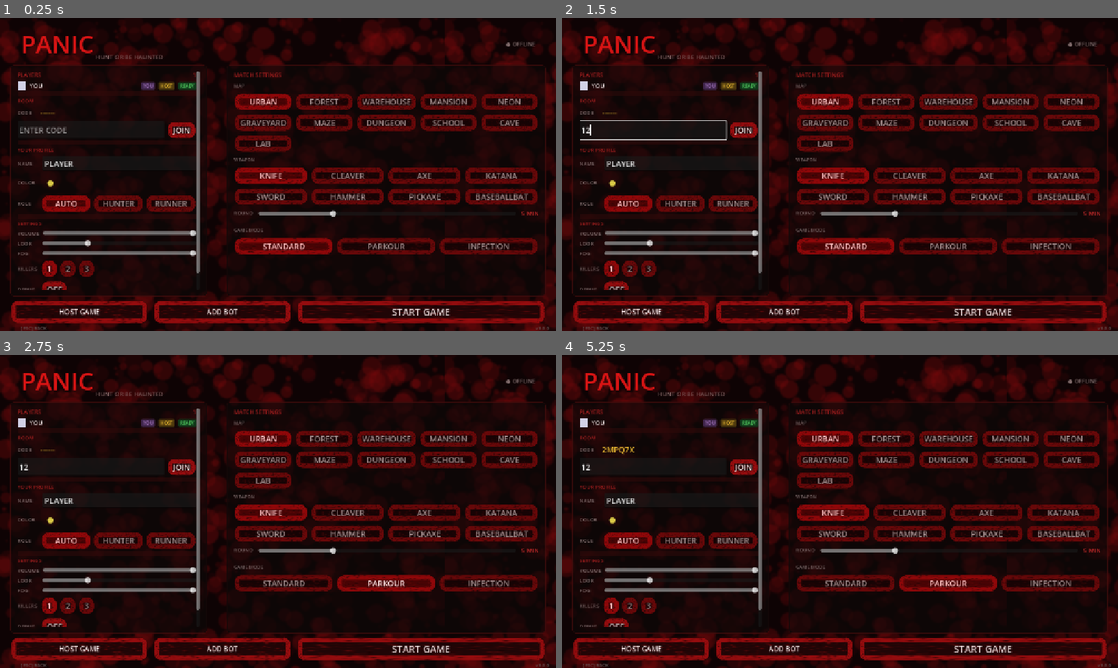
Above: before the commit, frames 1-4 (two rows, left to right).
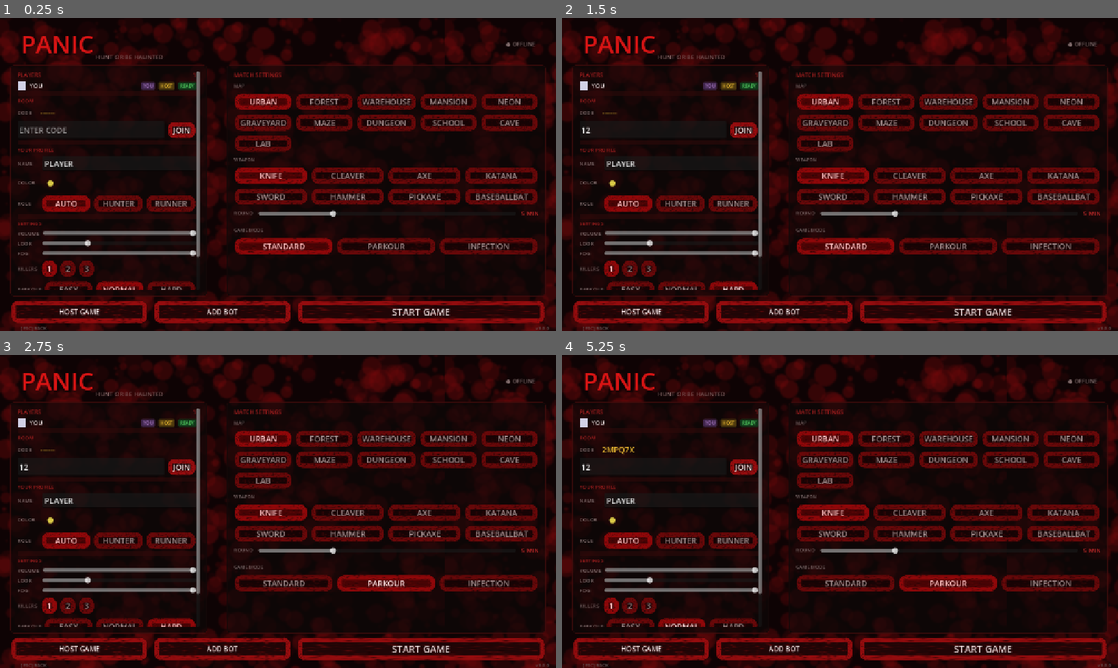
Above: after the commit, the same moments.

Repository: DaEpickid540/panic
Game: Godot game, scene res://scenes/Main.tscn
The game is run twice, just before and just after one commit, with the same random seed, the same clock (stepped at 60 frames per second) and the same inputs.
Inputs (mouse positions are in pixels of both pictures, inside the frame that each line leads up to):
- Up to frame 1 (0.25 s): no input
- Up to frame 2 (1.5 s): click (650, 130) at 0.52 s; type "12" at 0.6 s; click (734, 290) at 1.25 s, where only the run after the commit has a clickable "HARD"
- Up to frame 3 (2.75 s): click "PARKOUR" at 2 s
- Up to frame 4 (5.25 s): click "HOST GAME" at 2.75 s; click (628, 627) at 3.5 s, where only the run after the commit has a clickable "EASY"; click (628, 627) at 4.25 s, where only the run after the commit has a clickable "EASY"; click (684, 627) at 5 s, where only the run after the commit has a clickable "NORMAL"

The runs differ from the first frame. In frame 1, 0.7% of the frame differs, in the area x 3-36%, y 76-87%; in frame 2, 0.9%, in the area x 3-36%, y 32-87%; in frame 3, 0.7%; in frame 4, 0.7%.

Commit message:
Validated generator placement + parkour polish (HUD timer, checkpoints, difficulty)
Generators:
- Placement now probes the physics world: each spot must have clearance (no
  wall/obstacle overlap) and solid floor beneath, so generators can never spawn
  buried in geometry or in unreachable spots. Three relaxing passes + a clamp so
  `required` never exceeds what actually spawned (round stays winnable).
- Verified: Lab/School/Mansion/Urban all place 6/6 with 0 embedded in geometry.

Parkour:
- HUD readout: run timer + "CHECKPOINT x / y" while in parkour mode
- Difficulty selector (Easy/Normal/Hard) in lobby — scales course length, gap
  reach (capped at 4.2m sprint-jump max), and hazard frequency; saved + synced
- Run timer stops on finish; course tagged in a group for the HUD to read

Diff:
--- a/scripts/GameManager.gd
+++ b/scripts/GameManager.gd
@@ -56,6 +56,7 @@
 var killer_count: int = 1
 var gen_count: int = 6
 var gen_required: int = 5
+var parkour_difficulty: int = 1   # 0=Easy, 1=Normal, 2=Hard
 
 ## Set to true in the Godot editor (or from the console) to silence all
 ## jumpscares during development — won't get committed by accident.
@@ -100,6 +101,7 @@
 		settings_fog         = float(cfg.get_value("video",    "fog",         1.0))
 		debug_overlay        = bool(cfg.get_value("debug",     "overlay",     false))
 		killer_count         = int(cfg.get_value("match",      "killers",     1))
+		parkour_difficulty   = int(cfg.get_value("match",      "parkour_diff", 1))
 	AudioManager.set_master_volume(settings_master)
 
 func save_settings() -> void:
@@ -109,6 +111,7 @@
 	cfg.set_value("video",    "fog",         settings_fog)
 	cfg.set_value("debug",    "overlay",     debug_overlay)
 	cfg.set_value("match",    "killers",     killer_count)
+	cfg.set_value("match",    "parkour_diff", parkour_difficulty)
 	cfg.save(SETTINGS_PATH)
 
 func set_sensitivity(value: float) -> void:
--- a/scripts/GameStateSync.gd
+++ b/scripts/GameStateSync.gd
@@ -63,6 +63,7 @@
 		"time": GameManager.round_minutes,
 		"killers": GameManager.killer_count,
 		"mode": GameManager.game_mode,
+		"pdiff": GameManager.parkour_difficulty,
 	})
 
 
--- a/scripts/HuntingUI.gd
+++ b/scripts/HuntingUI.gd
@@ -61,6 +61,7 @@
 var _killfeed:    Label
 var _pickup_toast: Label
 var _obj_label: Label
+var _parkour_label: Label
 var _gen_panel: VBoxContainer
 var _gen_bars: Array[ProgressBar] = []
 var _gen_labels: Array[Label] = []
@@ -147,6 +148,7 @@
 	_build_killfeed()
 	_build_pickup_toast()
 	_build_objective_label()
+	_build_parkour_label()
 	_build_locker_panel()
 	_build_interact_ui()
 
@@ -281,6 +283,23 @@
 	_gen_panel.add_theme_constant_override("separation", 3)
 	_gen_panel.visible = false
 	add_child(_gen_panel)
+
+
+func _build_parkour_label() -> void:
+	_parkour_label = Label.new()
+	_parkour_label.layout_mode  = 1
+	_parkour_label.anchor_left  = 0.5
+	_parkour_label.anchor_right = 0.5
+	_parkour_label.offset_left  = -200.0
+	_parkour_label.offset_right =  200.0
+	_parkour_label.offset_top   =  84.0
+	_parkour_label.offset_bottom = 112.0
+	_parkour_label.horizontal_alignment = HORIZONTAL_ALIGNMENT_CENTER
+	_parkour_label.add_theme_color_override("font_color", Color(0.95, 0.92, 0.5))
+	_parkour_label.add_theme_font_size_override("font_size", 20)
+	_parkour_label.mouse_filter = Control.MOUSE_FILTER_IGNORE
+	_parkour_label.visible = false
+	add_child(_parkour_label)
 
 
 func _build_locker_panel() -> void:
@@ -655,6 +674,19 @@
 	# ── Generator progress bars ──
 	if _gen_panel and _gen_panel.visible:
 		_update_gen_progress()
+
+	# ── Parkour readout (run timer + checkpoint counter) ──
+	if _parkour_label:
+		if GameManager.game_mode == GameManager.Mode.PARKOUR:
+			var course := get_tree().get_first_node_in_group("parkour_course")
+			if course != null:
+				var t: float = course.elapsed_time()
+				var p: Vector2i = course.progress()
+				_parkour_label.visible = true
+				_parkour_label.text = "⏱ %02d:%02d   ⬢ CHECKPOINT %d / %d" % [
+					int(t) / 60, int(t) % 60, p.x, p.y]
+		elif _parkour_label.visible:
+			_parkour_label.visible = false
 
 	# ── Interact prompt ──
 	if _interact_prompt:
--- a/scripts/LobbyUI.gd
+++ b/scripts/LobbyUI.gd
@@ -360,6 +360,31 @@
 	v.add_child(kill_row)
 	_host_controls.append_array(_kill_btns)
 
+	# Match — parkour difficulty
+	var diff_row := HBoxContainer.new()
+	diff_row.add_theme_constant_override("separation", 4)
+	_add_row_label(diff_row, "PARKOUR")
+	var _diff_btns: Array[Button] = []
+	var diff_names := ["EASY", "NORMAL", "HARD"]
+	for d in 3:
+		var b := Button.new()
+		b.text = diff_names[d]
+		b.toggle_mode = true
+		b.button_pressed = (GameManager.parkour_difficulty == d)
+		b.size_flags_horizontal = Control.SIZE_EXPAND_FILL
+		var dd: int = d
+		b.pressed.connect(func():
+			GameManager.parkour_difficulty = dd
+			GameManager.save_settings()
+			for i in _diff_btns.size():
+				_diff_btns[i].button_pressed = (GameManager.parkour_difficulty == i)
+				_apply_sel_style(_diff_btns[i], _diff_btns[i].button_pressed))
+		diff_row.add_child(b)
+		_diff_btns.append(b)
+		_apply_sel_style(b, b.button_pressed)
+	v.add_child(diff_row)
+	_host_controls.append_array(_diff_btns)
+
 	# Debug toggle
 	var dbg_row := HBoxContainer.new()
 	dbg_row.add_theme_constant_override("separation", 4)
@@ -470,6 +495,8 @@
 		GameManager.killer_count = int(settings["killers"])
 	if settings.has("mode"):
 		GameManager.game_mode = int(settings["mode"])
+	if settings.has("pdiff"):
+		GameManager.parkour_difficulty = int(settings["pdiff"])
 
 
 func _lock_for_joiner() -> void:
--- a/scripts/ObjectiveController.gd
+++ b/scripts/ObjectiveController.gd
@@ -1,6 +1,10 @@
 extends Node3D
 ## ObjectiveController — scatters the hider GENERATORS for a match and reports
-## progress. When all are powered it fires `all_complete` (the hiders escape).
+## progress. When enough are powered it fires `all_complete` (the hiders escape).
+##
+## Placement is validated against the physics world: each candidate must sit in
+## open space (not buried in a wall/obstacle) with solid floor beneath it, so a
+## generator can never spawn somewhere unreachable.
 
 signal all_complete
 signal progress_changed(done: int, total: int)
@@ -15,32 +19,75 @@
 func setup(spawner: Node, bound: float, count: int, need: int = -1) -> void:
 	var rng := RandomNumberGenerator.new()
 	rng.randomize()
+	# Let the freshly-built map register its static bodies in the physics space
+	# before we probe it for open spots.
+	await get_tree().physics_frame
+	await get_tree().physics_frame
+	var space := get_world_3d().direct_space_state
+
 	var b := maxf(bound - 8.0, 12.0)
-	var placed := 0
+	var used: Array[Vector3] = []
+
+	# Pass 1: strict — validated open spots with comfortable spacing.
+	_scatter(rng, space, b, count, 12.0, used)
+	# Pass 2: relax spacing if the strict pass came up short (dense maps).
+	if used.size() < count:
+		_scatter(rng, space, b, count, 7.0, used)
+	# Pass 3: last resort — any validated open spot, minimal spacing.
+	if used.size() < count:
+		_scatter(rng, space, b, count, 4.0, used)
+
+	for pos in used:
+		var g: Node3D = GEN_SCRIPT.new()
+		add_child(g)
+		g.global_position = pos
+		g.setup(spawner)
+		g.completed.connect(_on_done)
+
+	total = used.size()
+	# Never demand more generators than actually spawned, or the round is unwinnable.
+	required = need if need > 0 else total
+	required = clampi(required, 1, maxi(total, 1))
+	progress_changed.emit(done, total)
+
+
+## Try to add validated spots to `used` until it reaches `count` or we give up.
+func _scatter(rng: RandomNumberGenerator, space: PhysicsDirectSpaceState3D,
+		b: float, count: int, spacing: float, used: Array[Vector3]) -> void:
 	var attempts := 0
-	var used: Array[Vector3] = []
-	while placed < count and attempts < 400:
+	while used.size() < count and attempts < 400:
 		attempts += 1
 		var pos := Vector3(rng.randf_range(-b, b), 0.0, rng.randf_range(-b, b))
 		if pos.length() < 14.0:
 			continue
 		var too_close := false
 		for u in used:
-			if u.distance_to(pos) < 14.0:
+			if u.distance_to(pos) < spacing:
 				too_close = true
 				break
 		if too_close:
 			continue
+		if not _is_open(space, pos):
+			continue
 		used.append(pos)
-		var g: Node3D = GEN_SCRIPT.new()
-		add_child(g)
-		g.global_position = pos
-		g.setup(spawner)
-		g.completed.connect(_on_done)
-		placed += 1
-	total = placed
-	required = need if need > 0 else total
-	progress_changed.emit(done, total)
+
+
+## True if `pos` has clearance for a generator (no wall/obstacle overlap) and
+## solid floor beneath it.
+func _is_open(space: PhysicsDirectSpaceState3D, pos: Vector3) -> bool:
+	# Clearance box at torso height — must NOT overlap any layer-1 geometry.
+	var shape := BoxShape3D.new()
+	shape.size = Vector3(2.4, 2.2, 2.4)
+	var q := PhysicsShapeQueryParameters3D.new()
+	q.shape = shape
+	q.transform = Transform3D(Basis(), pos + Vector3(0, 1.3, 0))
+	q.collision_mask = 1
+	if not space.intersect_shape(q, 1).is_empty():
+		return false
+	# Floor check — a ray straight down must hit something solid.
+	var ray := PhysicsRayQueryParameters3D.create(
+		pos + Vector3(0, 2.5, 0), pos + Vector3(0, -1.5, 0), 1)
+	return not space.intersect_ray(ray).is_empty()
 
 
 func _on_done() -> void:
--- a/scripts/ParkourCourse.gd
+++ b/scripts/ParkourCourse.gd
@@ -11,12 +11,10 @@
 signal player_fell(peer_id: int)
 signal course_finished(peer_id: int)
 
-const SEGMENT_COUNT  := 28
 const PLATFORM_MIN_W := 2.5
 const PLATFORM_MAX_W := 5.0
 const PLATFORM_MIN_D := 2.0
 const PLATFORM_MAX_D := 4.0
-const MAX_GAP_H      := 3.8
 const MAX_HEIGHT_UP   := 1.2
 const MAX_HEIGHT_DOWN := 1.5
 const CHECKPOINT_EVERY := 5
@@ -28,25 +26,51 @@
 const KILL_Y    := BASE_Y - 7.0    # below every valid platform → a real fall
 const ROOM_HALF := 55.0            # course stays inside the white void room
 
+## Difficulty-scaled at setup (segment count, gap reach, hazard frequency).
+## Gaps never exceed ~4.2 m — the realistic max sprint-jump distance.
+var _segments := 28
+var _max_gap := 3.8
+var _obstacle_chance := 0.2
+var _mover_chance := 0.15
+
 var _rng := RandomNumberGenerator.new()
 var _platforms: Array[Dictionary] = []
 var _checkpoints: Array[Vector3] = []
 var _spawner: Node
 var _active := false
+var _elapsed := 0.0       # run timer (seconds), read by HuntingUI
+var _finished := false
 
 
 func setup(spawner: Node, seed_val: int) -> void:
 	_spawner = spawner
 	_rng.seed = seed_val
+	add_to_group("parkour_course")
+	match GameManager.parkour_difficulty:
+		0:  # EASY
+			_segments = 20; _max_gap = 3.0; _obstacle_chance = 0.1; _mover_chance = 0.08
+		2:  # HARD
+			_segments = 38; _max_gap = 4.2; _obstacle_chance = 0.32; _mover_chance = 0.22
+		_:  # NORMAL
+			_segments = 28; _max_gap = 3.8; _obstacle_chance = 0.2; _mover_chance = 0.15
 	_generate()
 	_active = true
+
+
+## (checkpoints reached, total checkpoints) — for the HUD.
+func progress() -> Vector2i:
+	return Vector2i(_reached + 1, _checkpoints.size())
+
+
+func elapsed_time() -> float:
+	return _elapsed
 
 
 func _generate() -> void:
 	var pos := Vector3(0, BASE_Y, 0)
 	var forward := Vector3(0, 0, -1)
 
-	for i in SEGMENT_COUNT:
+	for i in _segments:
 		var pw := _rng.randf_range(PLATFORM_MIN_W, PLATFORM_MAX_W)
 		var pd := _rng.randf_range(PLATFORM_MIN_D, PLATFORM_MAX_D)
 		var ph := 0.4
@@ -58,11 +82,11 @@
 			_checkpoints.append(pos + Vector3(0, 1.0, 0))
 			_make_checkpoint_marker(pos)
 
-		if i == SEGMENT_COUNT - 1:
+		if i == _segments - 1:
 			_make_finish(pos)
 			break
 
-		var gap := _rng.randf_range(1.5, MAX_GAP_H)
+		var gap := _rng.randf_range(1.5, _max_gap)
 		var dy := _rng.randf_range(-MAX_HEIGHT_DOWN, MAX_HEIGHT_UP)
 		var turn := _rng.randf_range(-0.4, 0.4)
 		# Steer back toward the room centre if we're drifting near a wall, so the
@@ -77,9 +101,9 @@
 		pos.x = clampf(pos.x, -ROOM_HALF + 6.0, ROOM_HALF - 6.0)
 		pos.z = clampf(pos.z, -ROOM_HALF + 6.0, ROOM_HALF - 6.0)
 
-		if i > 3 and _rng.randf() < 0.2:
+		if i > 3 and _rng.randf() < _obstacle_chance:
 			_make_obstacle(pos, pw)
-		if i > 5 and _rng.randf() < 0.15:
+		if i > 5 and _rng.randf() < _mover_chance:
 			_make_moving_platform(pos, pw, pd)
 
 
@@ -230,9 +254,11 @@
 var _reached := 0
 
 
-func _process(_delta: float) -> void:
+func _process(delta: float) -> void:
 	if not _active or _spawner == null:
 		return
+	if not _finished:
+		_elapsed += delta
 	var lp = _spawner.get("local_player")
 	if lp == null or not is_instance_valid(lp):
 		return
@@ -254,4 +280,5 @@
 func _on_finish_body(body: Node) -> void:
 	var owner_node := body.get_parent() if body.get_parent() else body
 	if "peer_id" in owner_node:
+		_finished = true
 		course_finished.emit(owner_node.peer_id)
